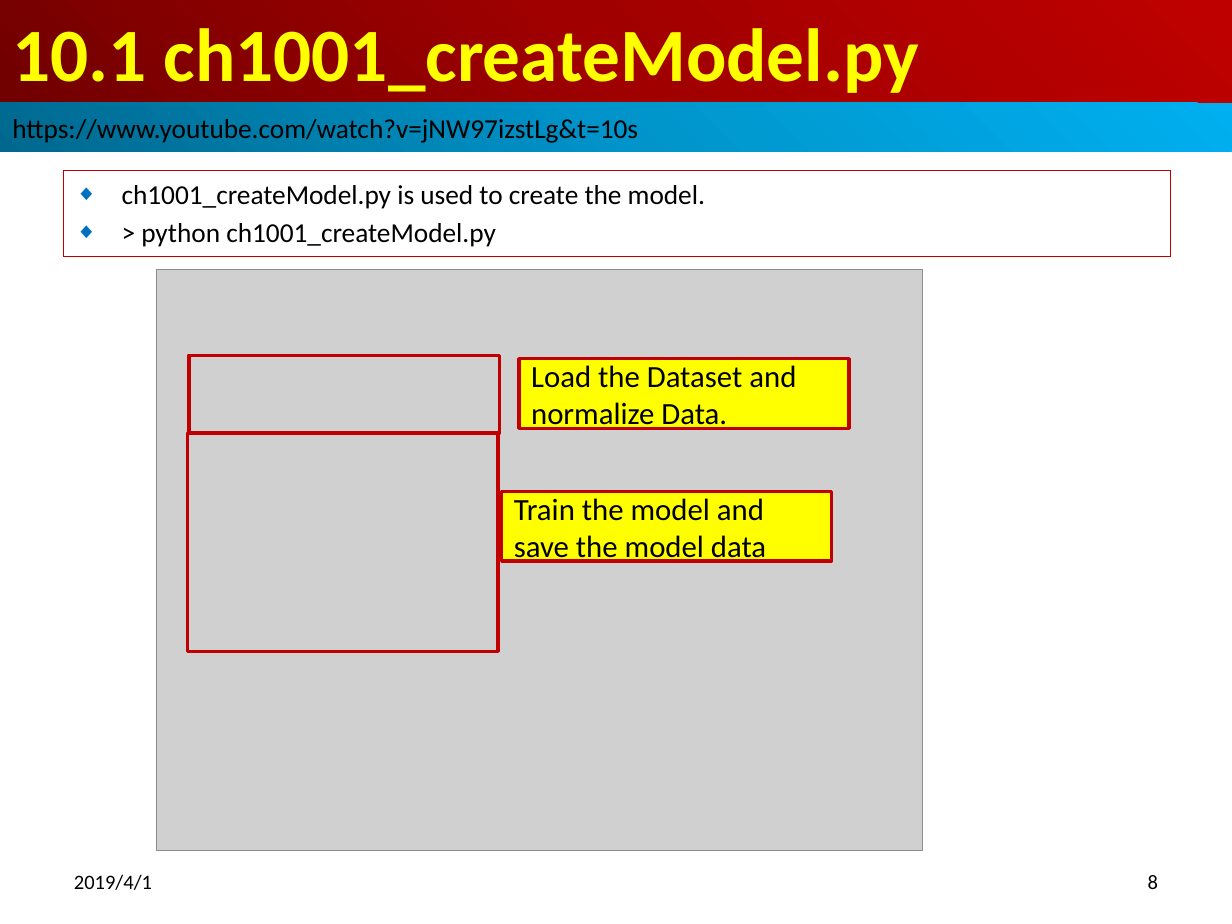
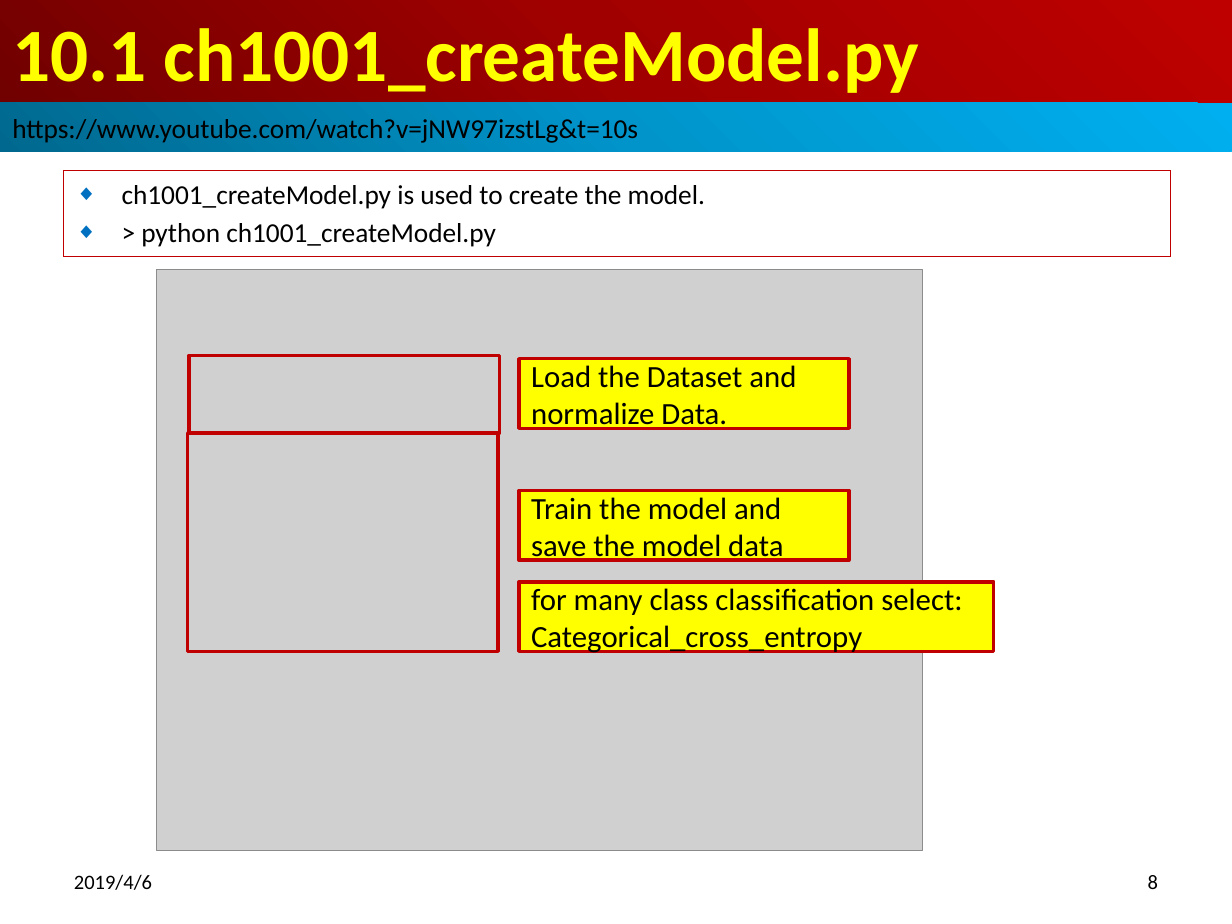
Before and after one commit to peterhchen/100-TensorFlow-DeepLearning-Basic, a slide deck: slide 8 of ch10_DataModel/ch10_Number_Guesser.pptx. Drawn at 1232x924 pixels with LibreOffice and Linux fonts; fonts in the diff are those of the drawing; grey boxes stand for pictures. Boxes give left, top, right and bottom in pixels: in the first picture for what was removed or moved away, otherwise in the second. Text is boxed around its words. In the diff, an @@ line names an element or a change of style, - is before the commit and + after.

Commit message:
Many class: categorical cross entry

```diff
--- a/ch10_DataModel/ch10_Number_Guesser.pptx
+++ b/ch10_DataModel/ch10_Number_Guesser.pptx
@@ rectangle "Train the model and save ...": place and size @@
-rectangle "Train the model and save ..." at <box>501,492,832,561</box>
+rectangle "Train the model and save ..." at <box>519,490,849,559</box>
@@ rectangle added at <box>519,582,993,650</box>, fill #FFFF00, outline #C00000 2 pt, 18 pt, text #000000 @@
+for many class classification select: Categorical_cross_entropy
@@ text at <box>74,874,152,890</box>: text changed @@
-2019/4/1
+2019/4/6
```
Also in this commit, not shown: 24 other slides changed, 2 slides added.
